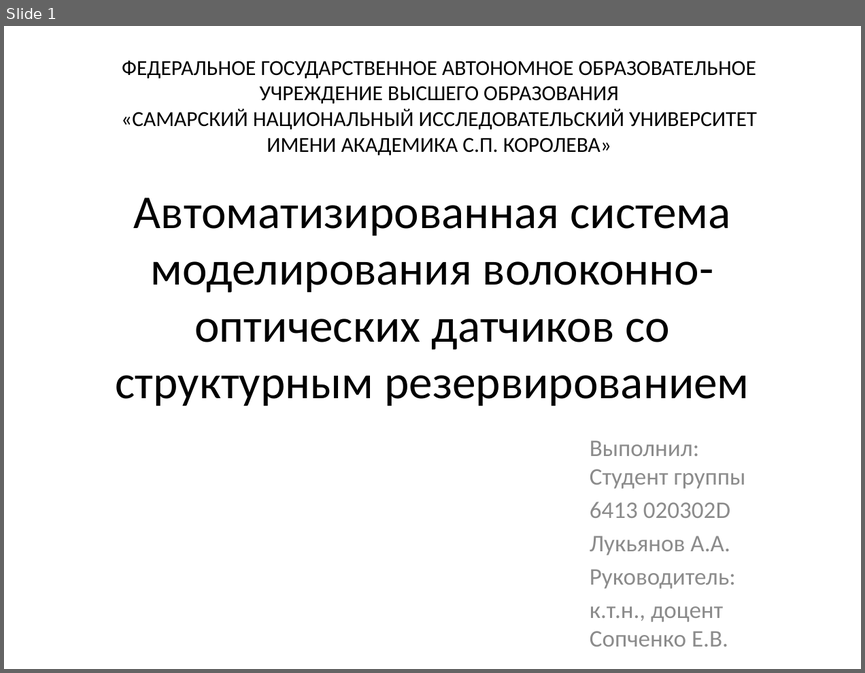
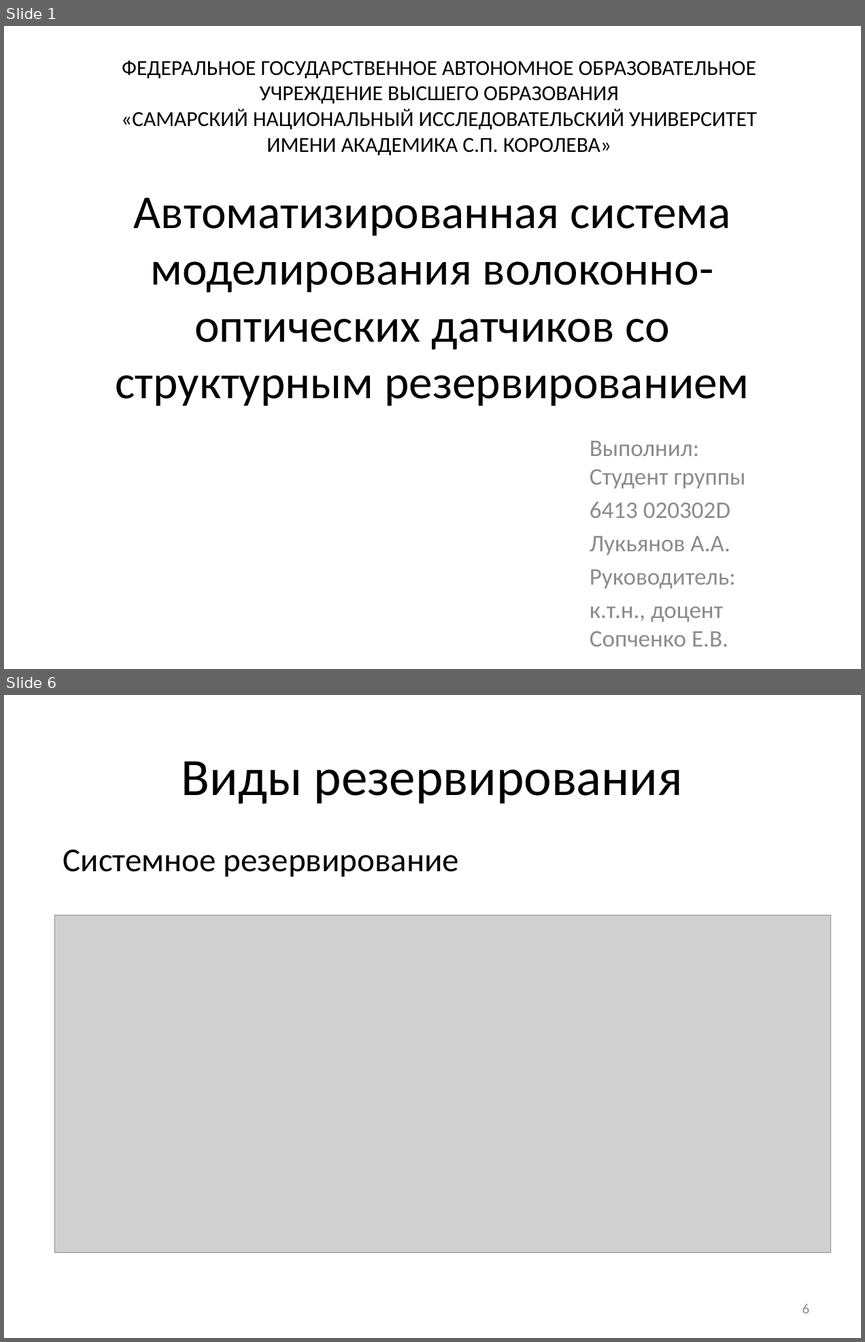
Before and after one commit to Morgan163/diplom, a slide deck: Автоматизированная система моделирования волоконно-оптических датчиков со структурным резервированием.pptx. Shown one above the other, each under a label of ours: slide 1 before the commit, slides 1 and 6 after it; the slides between them are not shown. The pictures are 865x673 and 865x1342 pixels, drawn with LibreOffice and Linux fonts; fonts in the diff are those of the drawing; grey boxes stand for pictures. Boxes give left, top, right and bottom in pixels: in the first picture for what was removed or moved away, otherwise in the second. Text is boxed around its words. In the diff, an @@ line names an element or a change of style, - is before the commit and + after.

```diff
--- a/Автоматизированная система моделирования волоконно-оптических датчиков со структурным резервированием.pptx
+++ b/Автоматизированная система моделирования волоконно-оптических датчиков со структурным резервированием.pptx
@@ slide 6 added at <box>4,695,861,1338</box>, background #FFFFFF @@
@@ title added at <box>181,761,683,804</box>, 44 pt, text #000000 @@
+Виды резервирования
@@ text added at <box>63,849,459,877</box>, 28 pt, text #000000 @@
+Системное резервирование
@@ picture added at <box>54,915,831,1253</box> @@
@@ page number added at <box>802,1304,810,1313</box>, 12 pt, text #8C8C8C @@
+6
```
Also in this commit, not shown: 3 slides changed, 3 other slides added, 1 slide removed, 1 other file.
